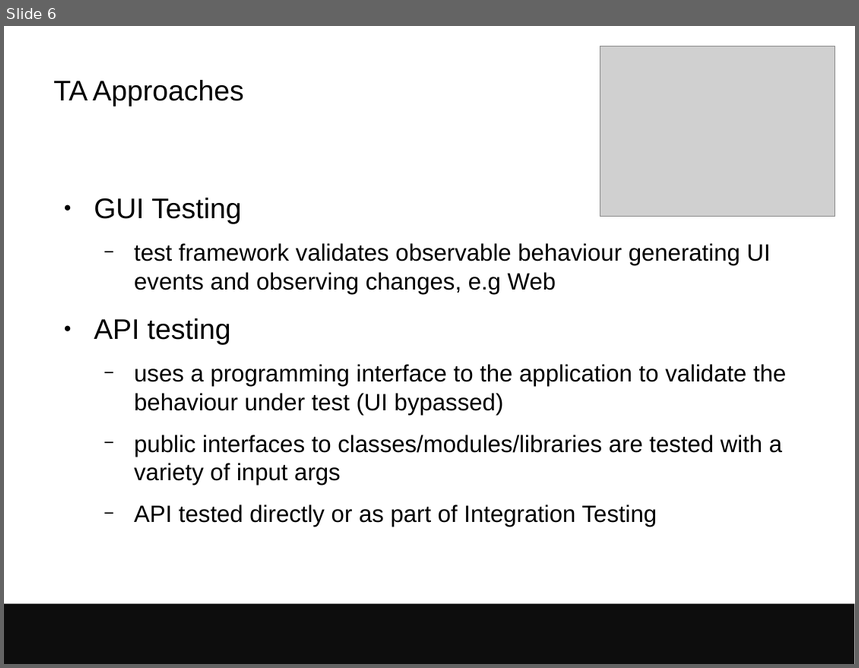
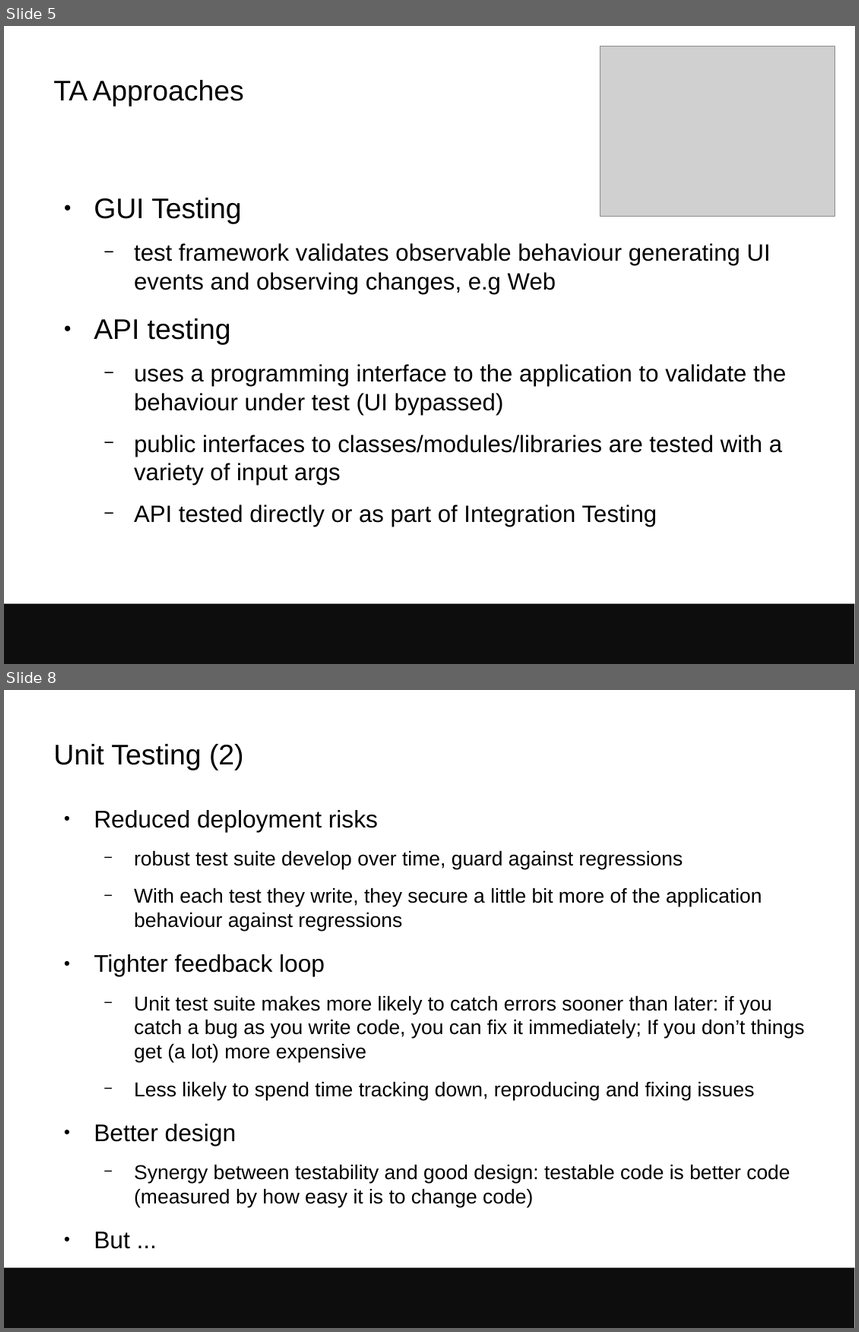
Before and after one commit to avullo/presentations, a slide deck: 2017/data-review-12-17/talk.odp. Shown one above the other, each under a label of ours: slide 6 before the commit, slides 5 and 8 after it; the slides between them are not shown. The pictures are 859x668 and 859x1332 pixels, drawn with LibreOffice and Linux fonts; fonts in the diff are those of the drawing; grey boxes stand for pictures; background and template pictures are left out. Boxes give left, top, right and bottom in pixels: in the first picture for what was removed or moved away, otherwise in the second. Text is boxed around its words. In the diff, an @@ line names an element or a change of style, - is before the commit and + after.

```diff
--- a/2017/data-review-12-17/talk.odp
+++ b/2017/data-review-12-17/talk.odp
@@ slide 8 added at (4, 690, 855, 1328), background #FFFFFF; not listed: 1 template element that a slide beside it also shows @@
@@ title added at (53, 744, 244, 771), 24 pt, text #000000 @@
+Unit Testing (2)
@@ text added at (94, 810, 805, 1208), 17 pt, text #000000 @@
+● Reduced deployment risks
+  − robust test suite develop over time, guard against regressions
+  − With each test they write, they secure a little bit more of the application behaviour against regressions
+● Tighter feedback loop
+  − Unit test suite makes more likely to catch errors sooner than later: if you catch a bug as you write code, you can fix it immediately; If you don’t things get (a lot) more expensive
+  − Less likely to spend time tracking down, reproducing and fixing issues
+● Better design
+  − Synergy between testability and good design: testable code is better code (measured by how easy it is to change code)
+● But ...
@@ what was slide 6 is now slide 5 @@
```
Also in this commit, not shown: 1 slide changed, 15 other slides added, 1 slide removed, 9 other files.
